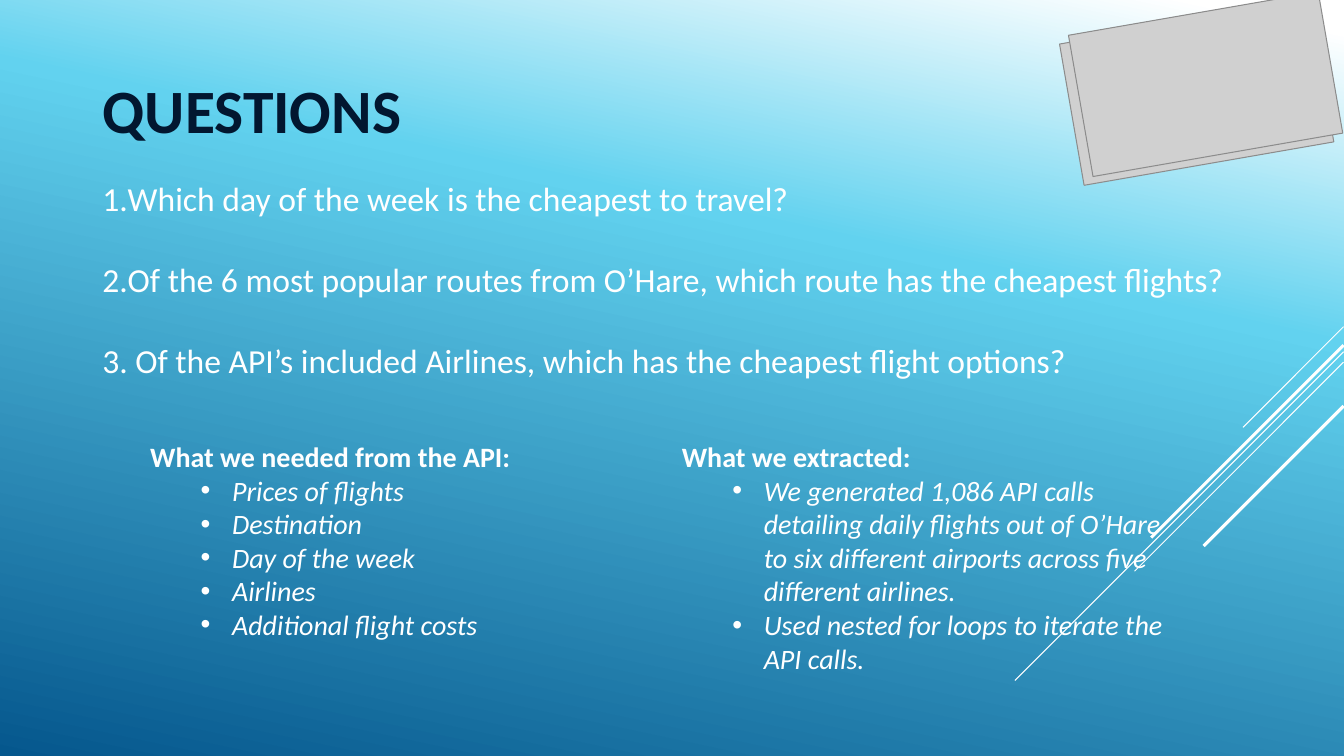
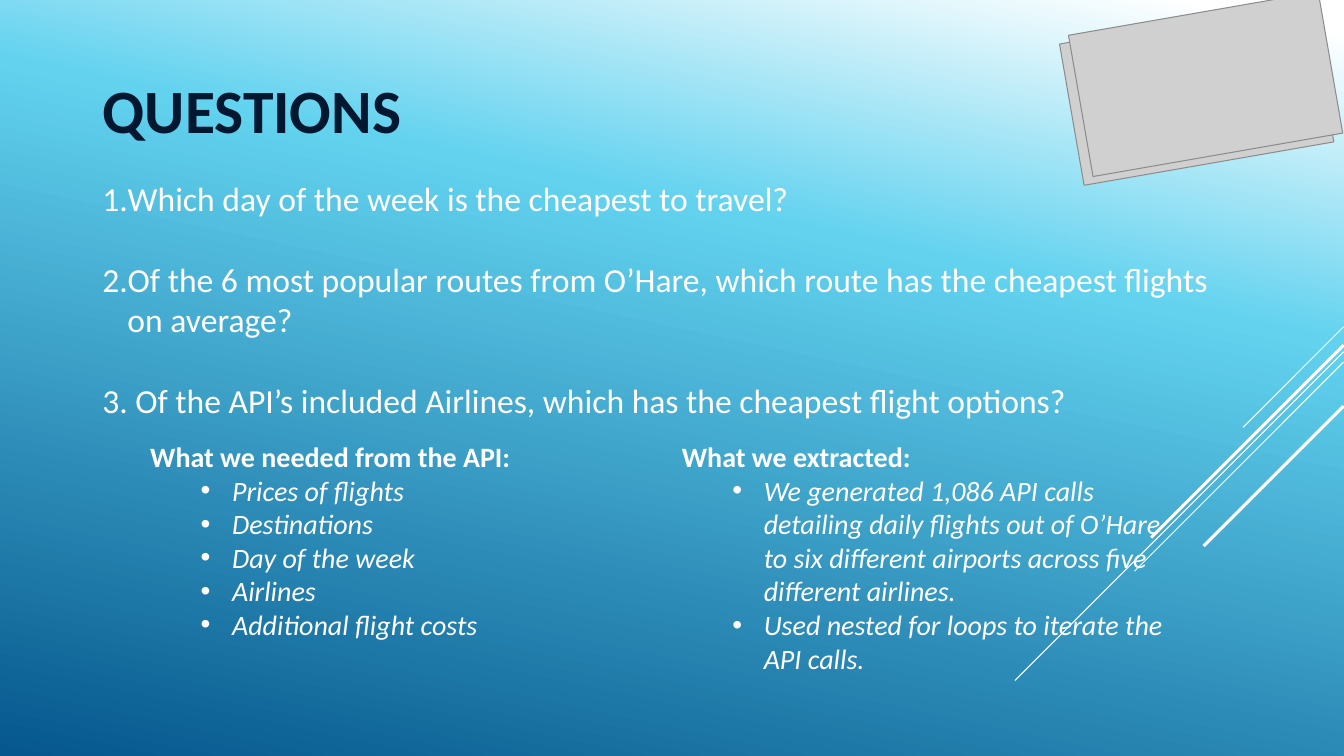
Before and after one commit to parmetd/Project-1-Flights-API, a slide deck: slide 3 of Results/FlightPrice_Presentation.pptx. Drawn at 1344x756 pixels with LibreOffice and Linux fonts; fonts in the diff are those of the drawing; grey boxes stand for pictures. Boxes give left, top, right and bottom in pixels: in the first picture for what was removed or moved away, otherwise in the second. Text is boxed around its words. In the diff, an @@ line names an element or a change of style, - is before the commit and + after.

```diff
--- a/Results/FlightPrice_Presentation.pptx
+++ b/Results/FlightPrice_Presentation.pptx
@@ text at box(102, 268, 1207, 338): text changed @@
-2. Of the 6 most popular routes from O’Hare, which route has the cheapest flights?
+2. Of the 6 most popular routes from O’Hare, which route has the cheapest flights on average?
@@ text at box(232, 514, 373, 534): text changed @@
-  • Destination
+  • Destinations
```
Also in this commit, not shown: 1 other slide changed.
